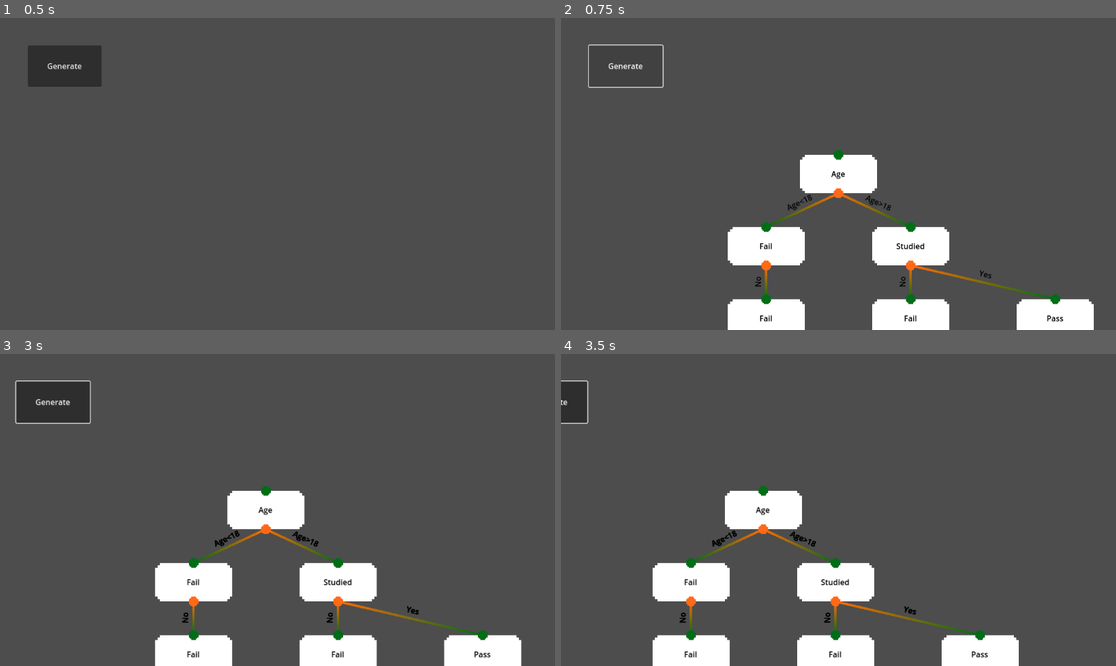
Above: before the commit, frames 1-4 (two rows, left to right).
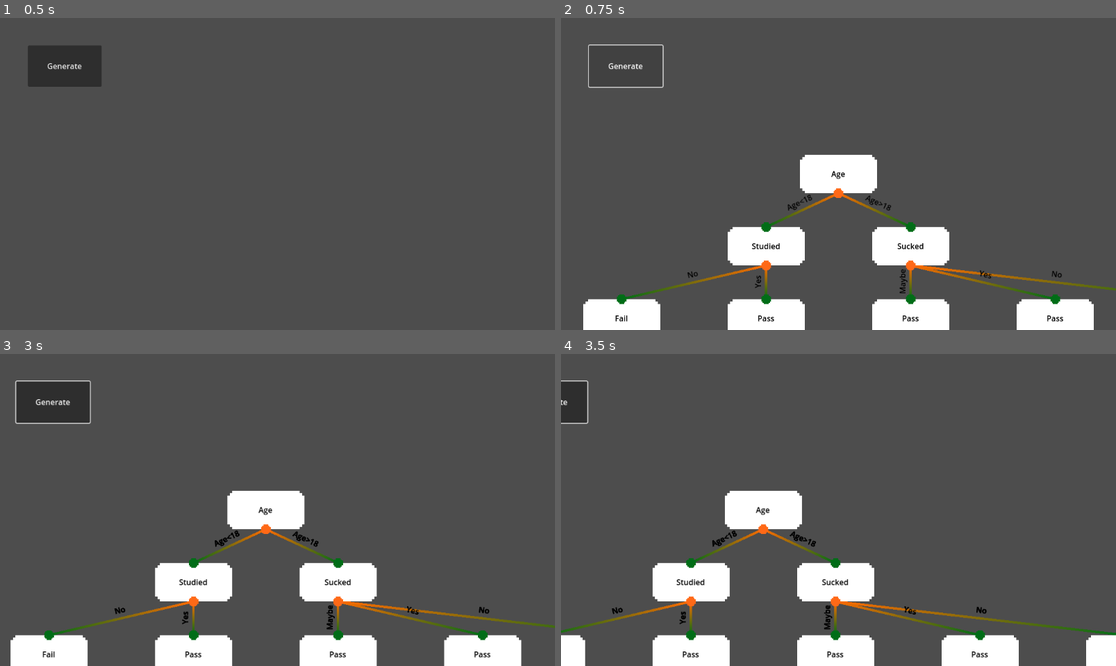
Above: after the commit, the same moments.

Repository: maktoobgar/decision_tree
Game: Godot game, scene res://test.tscn
Two runs of this game, one before a commit and one after it. Both use one fixed random seed, a clock stepped at 60 frames per second and the inputs below.
Inputs (mouse positions are in pixels of both pictures, inside the frame that each line leads up to):
- Up to frame 1 (0.5 s): no input
- Up to frame 2 (0.75 s): click "Generate" at 0.5 s
- Up to frame 3 (3 s): tap Enter at 1.25, 2.75 s; drag from (205, 634) to (349, 653) at 1.27 s; tap Space at 2 s; drag from (349, 634) to (205, 653) at 2.02 s; move the mouse to (493, 634) at 2.77 s; hold Right (ui_right) from 2.78 s (still down); click (493, 634) at 2.92 s
- Up to frame 4 (3.5 s): keep holding Right (ui_right)

Frame 1 is identical in both runs. In frame 2, 2.3% of the frame differs, in the area x 4-100%, y 42-100%; in frame 3, 2.3%, in the area x 1-100%, y 42-100%; in frame 4, 2.0%.

Commit message:
🚀 perf: optimization on algorithms + docs

Diff:
--- a/branch.gd
+++ b/branch.gd
@@ -5,6 +5,8 @@
 
 @export var text: String = "Test": get = _get_text, set = _set_text
 var node_tree: NodeTree = null
+var first_node: bool = false : set = _set_first_node
+var last_node: bool = false : set = _set_last_node
 
 @onready var input_position: Vector2i = %Input.position
 @onready var output_position: Vector2i = %Output.position
@@ -12,6 +14,18 @@
 var _input_mouse_up: bool = false
 var _in_branches: Dictionary = {}
 var _out_branches: Dictionary = {}
+
+func _set_first_node(value: bool) -> void:
+	if !is_node_ready():
+		await self.ready
+	%Input.visible = !value
+	first_node = value
+
+func _set_last_node(value: bool) -> void:
+	if !is_node_ready():
+		await self.ready
+	%Output.visible = !value
+	last_node = value
 
 func _get_text() -> String:
 	return text
--- a/tree_generator.gd
+++ b/tree_generator.gd
@@ -9,12 +9,15 @@
 	var _pass = NodeTree.new("Pass", 2)
 	var _fail = NodeTree.new("Fail", 2)
 	var studied = NodeTree.new("Studied", 1).add_decision("Yes", _pass).add_decision("No", _fail)
-	_tree = NodeTree.new("Age", 0).add_decision("Age>18", studied).add_decision("Age<18", NodeTree.new("Fail", 1).add_decision("No", NodeTree.new("Fail", 2)))
+	var path = NodeTree.new("Sucked", 1).add_decision("No", NodeTree.new("Fail", 2)).add_decision("Yes", NodeTree.new("Pass", 2)).add_decision("Maybe", NodeTree.new("Pass", 2))
+	_tree = NodeTree.new("Age", 0).add_decision("Age>18", path).add_decision("Age<18", studied)
 
 # Generate a tree
 func generate_tree(tree: NodeTree) -> void:
 	var layers = _layers(tree, 0, [])
+	print(layers)
 	var max_in_each_layer = _get_max_in_each_layers(layers)
+	print(max_in_each_layer)
 	var nodes = _draw_tree(max_in_each_layer, 0)
 	_draw_over_nodes(nodes.duplicate(true), tree, layers, true)
 	_delete_all_remaining_nodes(nodes)
@@ -51,6 +54,10 @@
 	var length = MIN_LENGTH * max_in_each_layer[layer_number]
 	for i in range(max_in_each_layer[layer_number]):
 		var branch: Branch = SceneManager.create_scene_instance("branch")
+		if layer_number == len(max_in_each_layer) - 1:
+			branch.last_node = true
+		if layer_number == 0:
+			branch.first_node = true
 		branch.global_position.x = MIN_LENGTH * (i + 1) - (length / 2) - (MIN_LENGTH / 2)
 		branch.global_position.y = layer_number * HEIGHT
 		self.add_child(branch)
@@ -59,20 +66,22 @@
 
 # Actually put values inside the nodes of the tree
 func _draw_over_nodes(nodes: Array, tree: NodeTree, layers: Array, first: bool = false) -> void:
+	var i = len(nodes) - 1
 	if first:
-		tree.branch = nodes[len(nodes) - 1]
-		nodes.pop_back().apply_node_tree(tree)
+		tree.branch = nodes[i]
+		nodes[i].apply_node_tree(tree)
+		i -= 1
 	for key in tree.decisions.keys():
 		var decision: NodeTree = tree.decisions[key]
-		decision.branch = nodes[len(nodes) - 1]
-		nodes[len(nodes) - 1].apply_node_tree(decision)
-		tree.branch.connect_line_to_branch(nodes.pop_back(), key)
+		decision.branch = nodes[i]
+		nodes[i].apply_node_tree(decision)
+		tree.branch.connect_line_to_branch(nodes[i], key)
+		i -=1
 	for key in tree.decisions.keys():
 		var decision: NodeTree = tree.decisions[key]
 		var length = layers[decision.layer + 1] if decision.layer + 1 < len(layers) else 0
-		_draw_over_nodes(nodes.duplicate(true), decision, layers)
-		for i in range(length):
-			nodes.pop_back()
+		_draw_over_nodes(nodes.slice(0, i + 1), decision, layers)
+		i -= length
 
 # Delete nodes that didn't get used
 func _delete_all_remaining_nodes(nodes: Array) -> void:
Not shown, changed: CHANGELOG.md
